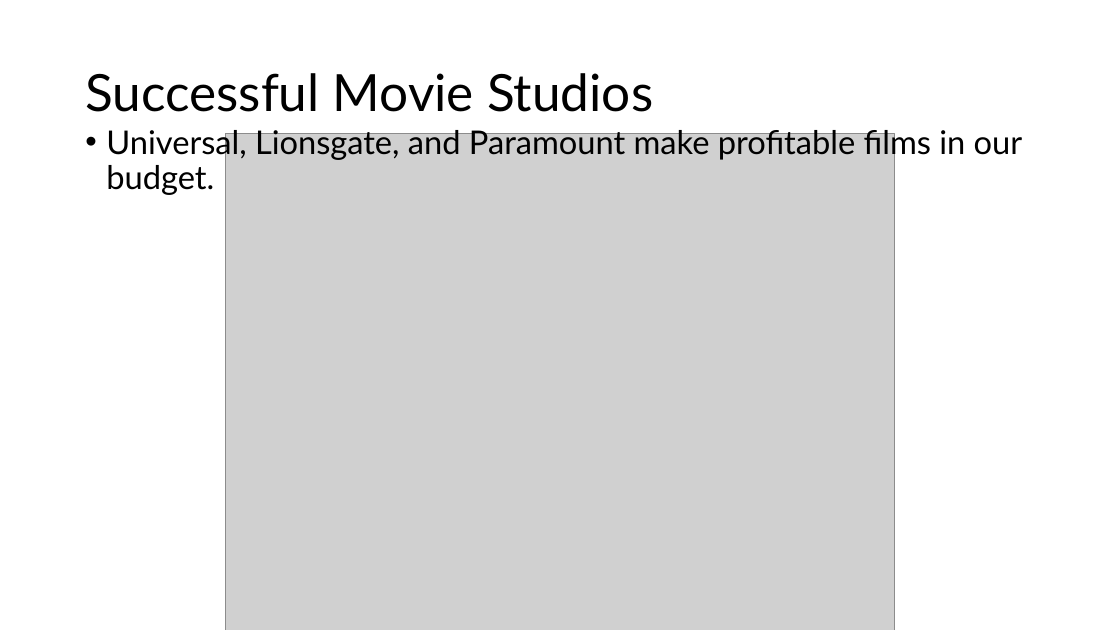
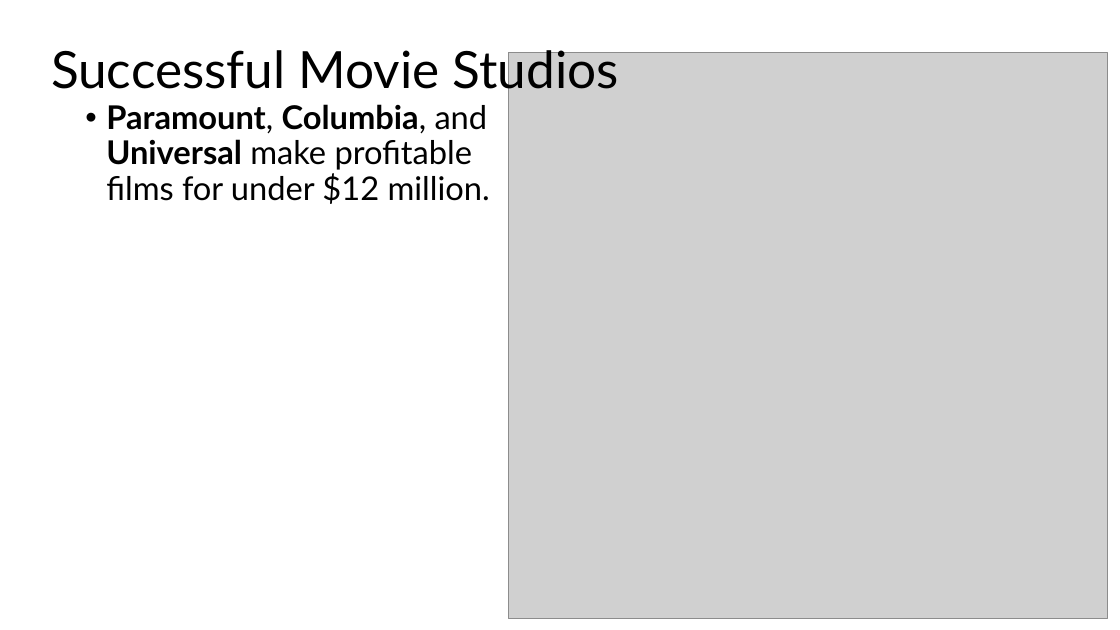
Before and after one commit to jgoett2/Phase-2-MovieProject, a slide deck: slide 6 of Presentation/Presentation.pptx (slide 5 before the commit). Drawn at 1120x630 pixels with LibreOffice and Linux fonts; fonts in the diff are those of the drawing; grey boxes stand for pictures. Boxes give left, top, right and bottom in pixels: in the first picture for what was removed or moved away, otherwise in the second. Text is boxed around its words. In the diff, an @@ line names an element or a change of style, - is before the commit and + after.

```diff
--- a/Presentation/Presentation.pptx
+++ b/Presentation/Presentation.pptx
@@ title "Successful Movie Studios" rewrapped from <box>85,73,653,112</box> to <box>51,44,619,98</box> @@
@@ picture added at <box>508,52,1107,618</box> @@
@@ text at <box>106,104,490,204</box>: text changed @@
-• Universal, Lionsgate, and Paramount make profitable films in our budget.
+• Paramount, Columbia, and Universal make profitable films for under $12 million.
@@ picture removed at <box>225,134,895,630</box> @@
```
Also in this commit, not shown: 4 other slides changed, 3 slides added, 2 slides removed.
